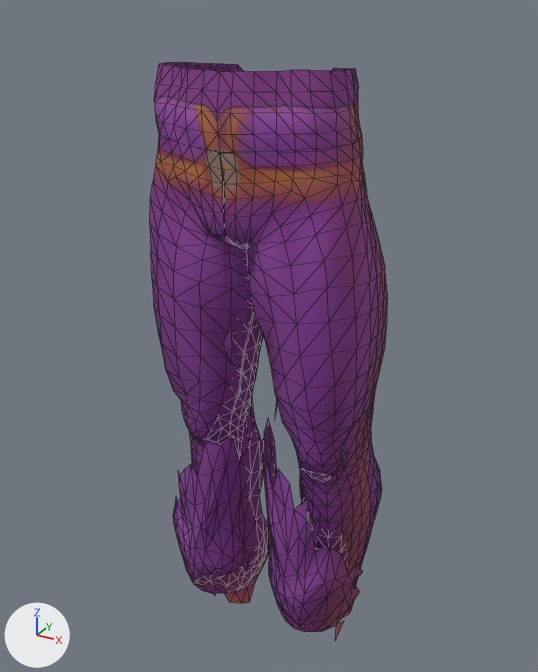
One commit to the glTF model assets/models/character/outfits/Male_Mage1_Legs.gltf: the scene before it, then after it.
Camera for both pictures: a 50 mm lens placed at (0.588, -1.035, 1.241), pointed at (-0.011, 0.055, 0.696). Arrows for +X, +Y and +Z are at lower left; the lights stay in place. The older version comes first. Mesh edges are drawn as thin lines. Vertices at exactly the same position are counted once.

The first picture shows 'ArmorLegs'.
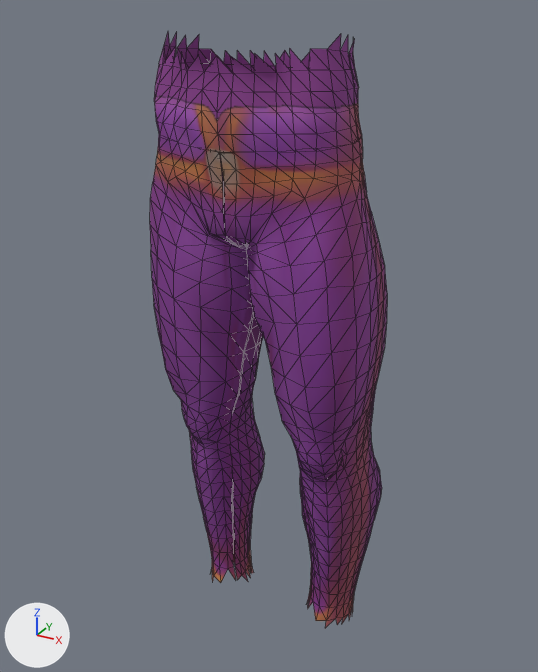
The edits, one by one:
me_sphere_005_retopology_001 is used by ob_armorlegs; location (0.0, 0.0, 0.0).
me_sphere_005_retopology_001 had 1699 vertices, 2902 faces and spanned x -0.207..0.208, y -0.119..0.18, z 0.073..1.165.
me_sphere_005_retopology_001 now has 1502 vertices, 2610 faces and spans x -0.207..0.207, y -0.12..0.172, z 0.056..1.21.
me_sphere_005_retopology_001 part 1: 6 loose pieces with 329 vertices, spanning x -0.206..0.208, y -0.097..0.175, z 0.084..1.106, are deleted.
me_sphere_005_retopology_001 part 2: 4 vertices moved within x -0.101..0.101, y 0.036..0.084, z 0.113..0.138; 24 vertices removed from x -0.165..0.165, y 0.028..0.118, z 0.073..0.141; 76 vertices added at x -0.166..0.166, y 0.025..0.147, z 0.056..0.142.
me_sphere_005_retopology_001 part 3: 24 vertices removed from x -0.152..0.152, y -0.11..0.098, z 1.112..1.165; 76 vertices added at x -0.151..0.151, y -0.12..0.099, z 1.11..1.21.
Other edits to the shape of me_sphere_005_retopology_001 do not show in these pictures.
me_sphere_005_retopology_001 no longer uses material mat_material_0.

Pixel boxes [x1, y1, x2, y2] of what changed, in the pictures (538 x 672 px):
'ArmorLegs', reshaped: before [150, 62, 387, 641]; after [150, 32, 387, 628]
part 1 of me_sphere_005_retopology_001, deleted (purple): before [173, 324, 363, 641]
part 2 of me_sphere_005_retopology_001, cut back (mostly hidden before): before [343, 604, 353, 617]; after [211, 552, 354, 628]
part 3 of me_sphere_005_retopology_001, built on: before [156, 62, 359, 92]; after [156, 32, 359, 92]
